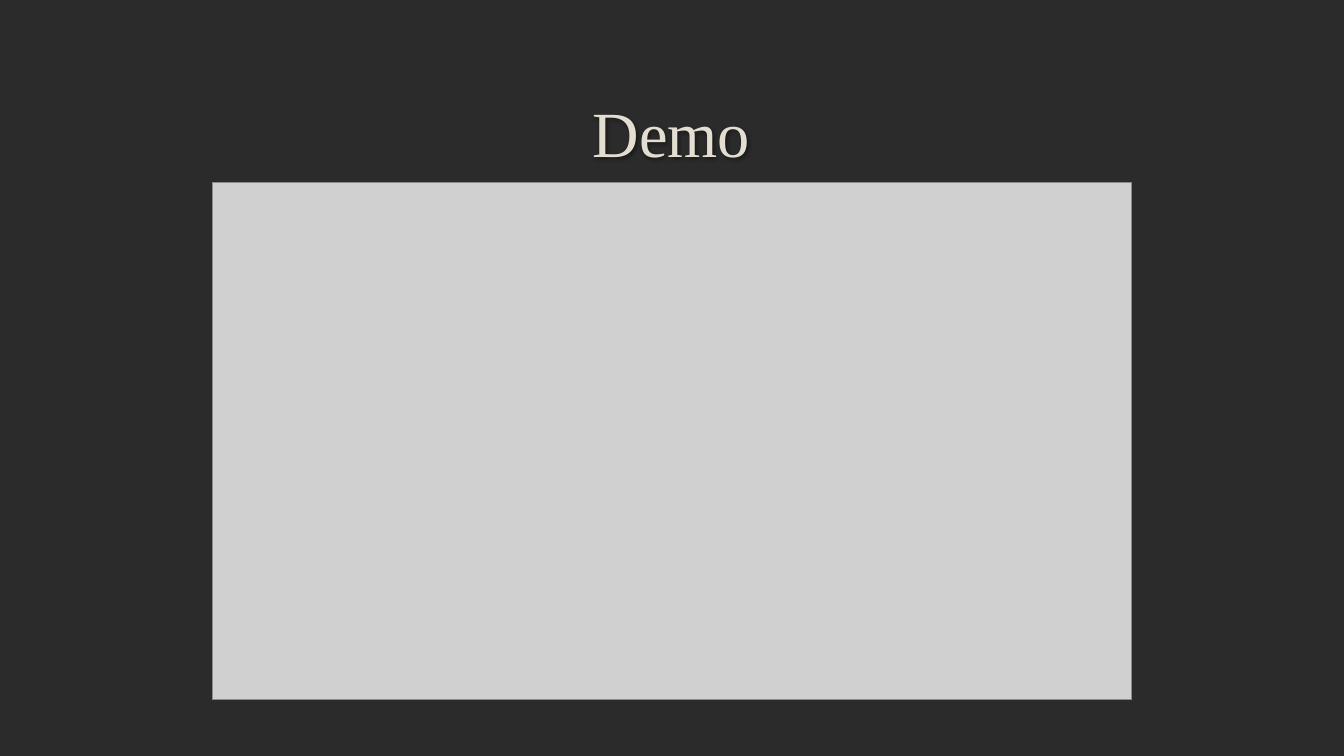
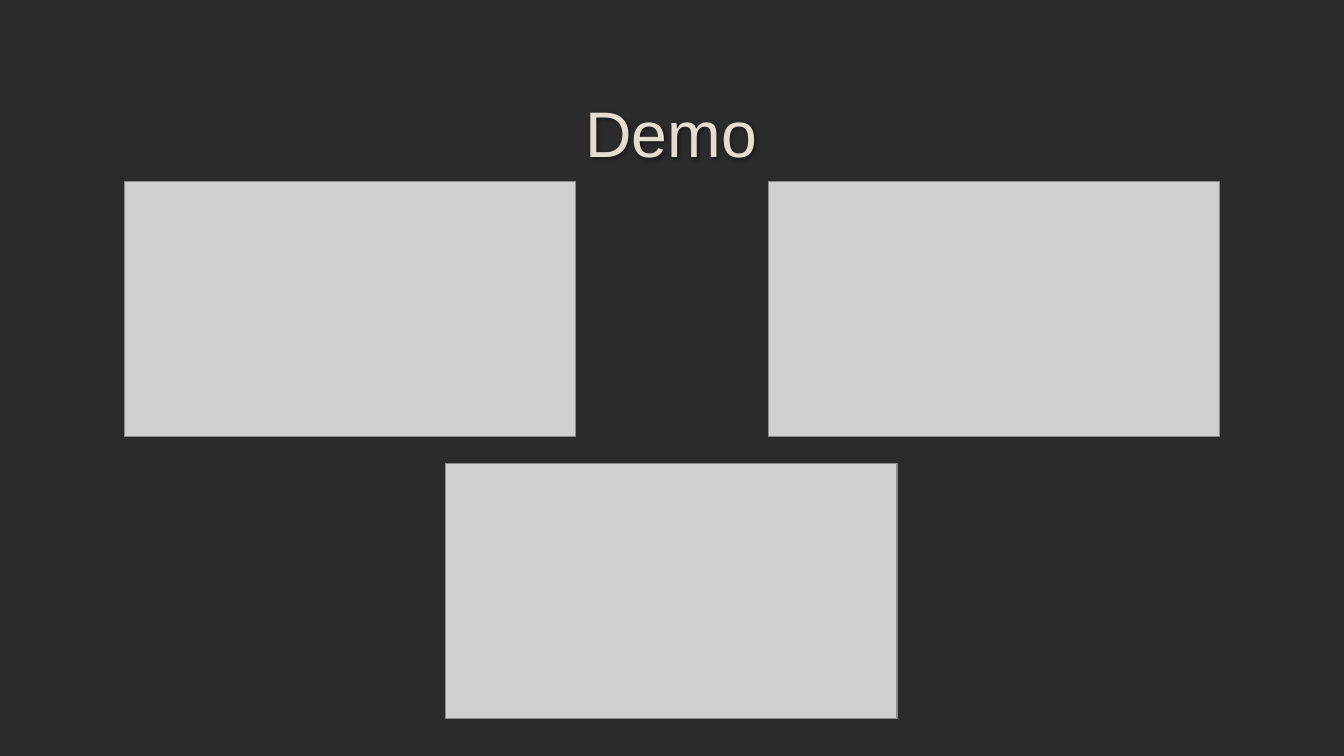
Before and after one commit to MessiaenTibo/Team-Project, a slide deck: slide 5 of Presentatie/Kyoku.pptx (slide 4 before the commit). Drawn at 1344x756 pixels with LibreOffice and Linux fonts; fonts in the diff are those of the drawing; grey boxes stand for pictures; background and template pictures are left out; a plain dark background stands for a picture behind light text. Boxes give left, top, right and bottom in pixels: in the first picture for what was removed or moved away, otherwise in the second. Text is boxed around its words. In the diff, an @@ line names an element or a change of style, - is before the commit and + after.

```diff
--- a/Presentatie/Kyoku.pptx
+++ b/Presentatie/Kyoku.pptx
@@ title "Demo" at [586,112,758,158]: font Times New Roman to Arial @@
@@ picture added at [124,181,576,437] @@
@@ picture removed at [213,182,1131,700] @@
@@ picture added at [768,181,1220,437] @@
@@ picture added at [446,464,897,719] @@
```
Also in this commit, not shown: 2 other slides changed, 3 slides added, 6 slides removed, 36 other files.
